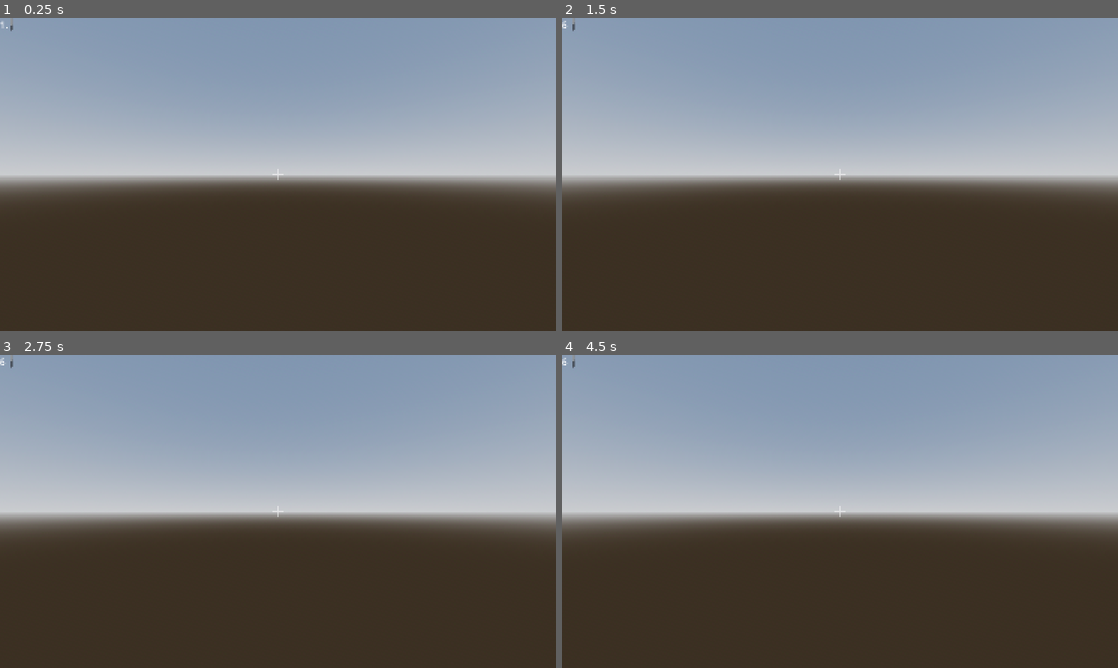
Above: before the commit, frames 1-4 (two rows, left to right).
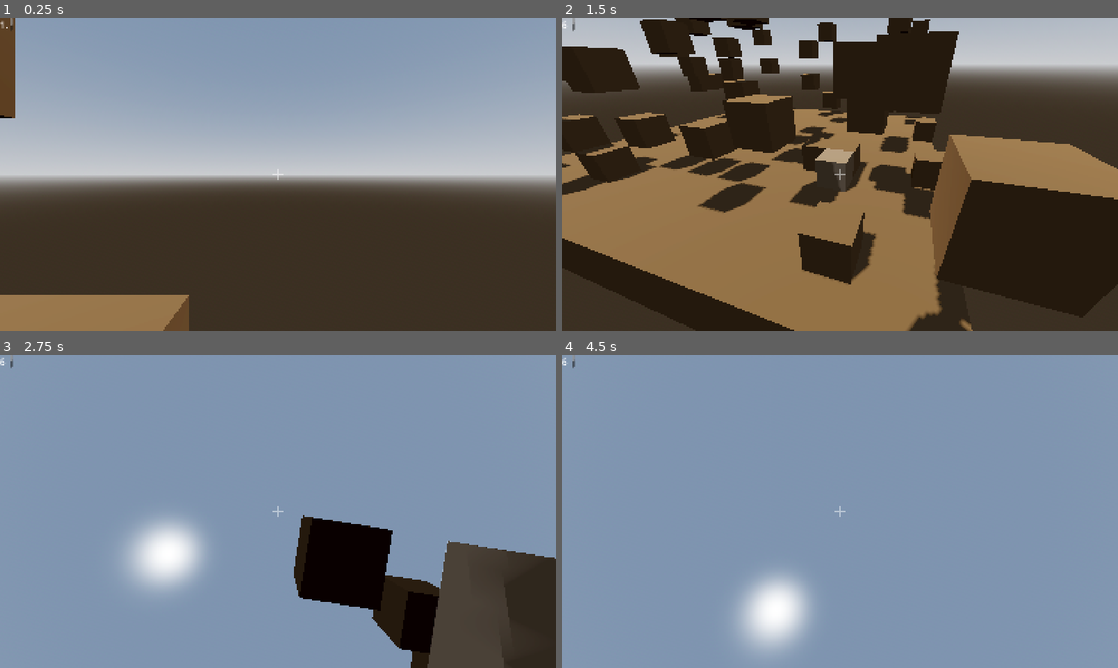
Above: after the commit, the same moments.

Repository: PixelSaver/PlacePixels
Game: Godot game, scene res://scriptsnscenes/main.tscn
Same seed, same stepped clock (60 frames per second), same inputs: the game is played once before the commit and once after it.
Inputs (mouse positions are in pixels of both pictures, inside the frame that each line leads up to):
- Up to frame 1 (0.25 s): no input
- Up to frame 2 (1.5 s): tap Enter at 0.5 s; move the mouse to (962, 158) at 0.52 s; hold D (right) 0.53-1.28 s; click (962, 158) at 0.6 s; tap Space (jump) at 0.77 s; move the mouse to (728, 190) at 1.27 s; hold Down (down) from 1.28 s (still down); right-click (728, 190) at 1.35 s
- Up to frame 3 (2.75 s): tap Space (jump) at 1.52 s; move the mouse to (333, 442) at 2.02 s; release Down (down) at 2.03 s; hold D (right) from 2.03 s (still down); click (333, 442) at 2.1 s
- Up to frame 4 (4.5 s): move the mouse to (812, 574) at 2.77 s; release D (right) at 2.78 s; hold W (up) 2.78-3.53 s; right-click (812, 574) at 2.85 s; tap Space (jump) at 3.02, 3.5, 3.77 s; move the mouse to (1006, 558) at 3.52 s; hold A (left) from 3.53 s (still down); click (1006, 558) at 3.6 s; tap Enter at 4.25 s; move the mouse to (673, 464) at 4.27 s; right-click (673, 464) at 4.35 s

The runs differ from the first frame. In frame 1, 4.8% of the frame differs, in the area x 0-34%, y 0-100%; in frame 2, 84%, in the area x 0-100%, y 0-100%; in frame 3, 64%; in frame 4, 73%.
Error before the commit: Parse Error: Too many arguments for "set_block()" call. Expected at most 2 but received 4. (res://scriptsnscenes/worldgen/world_gen.gd:35)

Commit message:
Swapped everything to dictionary now yayyy

Diff:
--- a/scriptsnscenes/blocks/chunk.gd
+++ b/scriptsnscenes/blocks/chunk.gd
@@ -48,9 +48,7 @@
 var vertex_count := 0
 
 func _init(pos: Vector2i = Vector2i.ZERO):
-	default_block = BlockRegistry.get_block("air")
 	chunk_position = pos
-	_initialize_blocks()
 
 ## Set the block at the local coords x, y, z of the chunk, given the ID
 func set_block(pos: Vector3i, block_id: int):
@@ -63,16 +61,6 @@
 ## Get the block id at the local coords x, y, z of the chunk
 func get_block_id(pos: Vector3i) -> int:
 	return blocks.get(pos, default_block_id)
-## Initialize 3D array for block storage
-func _initialize_blocks():
-	blocks = []
-	for x in range(CHUNK_SIZE):
-		blocks.append([])
-		for y in range(CHUNK_HEIGHT):
-			blocks[x].append([])
-			for z in range(CHUNK_SIZE):
-				blocks[x][y].append(default_block)
-				#TODO Figure out if i want .duplicate() for every instance??
 
 #func set_block(x: int, y: int, z: int, block_type: int):
 	#if x >= 0 and x < CHUNK_SIZE and y >= 0 and y < CHUNK_HEIGHT and z >= 0 and z < CHUNK_SIZE:
@@ -147,7 +135,8 @@
 	for i in range(4):
 		surface_tool.set_normal(normal)
 		surface_tool.set_uv(UVS[i])
-		surface_tool.set_color(block.get_color(face))
+		#surface_tool.set_color(block.get_color(face))
+		surface_tool.set_color(block.block_colors[0])
 		surface_tool.add_vertex(Vector3(pos.x, pos.y, pos.z) + verts[i])
 
 	vertex_count += 4
--- a/scriptsnscenes/player/player.gd
+++ b/scriptsnscenes/player/player.gd
@@ -80,13 +80,13 @@
 
 func _break_block():
 	if ray_chunk == null or ray_hit == Vector3i.MIN: return
-	ray_chunk.set_block(ray_hit.x, ray_hit.y, ray_hit.z, BlockIDs.AIR)
+	ray_chunk.set_block(ray_hit, BlockIDs.AIR)
 	ray_chunk.mark_block_dirty(ray_hit)
 
 func _place_block():
 	if ray_chunk == null or ray_hit == Vector3i.MIN or ray_normal == Vector3i.ZERO: return
 	var target = ray_hit + ray_normal
-	ray_chunk.set_block(target.x, target.y, target.z, BlockIDs.DIRT)
+	ray_chunk.set_block(target, BlockIDs.DIRT)
 	ray_chunk.mark_block_dirty(target)
 
 ## Raycast function using Digital Differential Analyzer
@@ -115,8 +115,8 @@
 
 	var traveled = 0.0
 	while traveled < max_distance:
-		var block = chunk.get_block(voxel.x, voxel.y, voxel.z)
-		if block.id != chunk.default_block.id:
+		var block = chunk.get_block_id(voxel)
+		if block != chunk.default_block_id:
 			return {
 				"pos": voxel,
 				"normal": normal
--- a/scriptsnscenes/player/player.tscn
+++ b/scriptsnscenes/player/player.tscn
@@ -17,6 +17,7 @@
 
 [node name="Player" type="CharacterBody3D" node_paths=PackedStringArray("highlight_mesh")]
 script = ExtResource("1_3vyb7")
+mouse_sensitivity = null
 highlight_mesh = NodePath("HighlightMesh")
 
 [node name="Head" type="Node3D" parent="."]
--- a/scriptsnscenes/worldgen/world_gen.gd
+++ b/scriptsnscenes/worldgen/world_gen.gd
@@ -1,8 +1,8 @@
 extends Node
 class_name WorldGen
 
-## Dictionary<Vector3i, Chunk>
-var loaded_chunks :Dictionary = {}
+## Dictionary<Vector2i, Chunk>
+var loaded_chunks : Dictionary = {}
 
 func _ready():
 	Global.world_gen = self
@@ -10,33 +10,45 @@
 	var chunk = add_chunk(Vector2i.ZERO)
 
 	_generate_flat_world(chunk)
-	chunk.build_mesh()
+	chunk.build_mesh(_get_neighbor_chunks(chunk.chunk_position))
 
 ## Adds a chunk to the world, and returns the chunk. If there is a chunk in that position already, return that chunk
 func add_chunk(pos: Vector2i) -> Chunk:
 	if not loaded_chunks.has(pos):
 		var new_chunk = Chunk.new(pos)
 		add_child(new_chunk)
-		loaded_chunks.set(pos, new_chunk)
+		loaded_chunks[pos] = new_chunk
 		return new_chunk
-	else: return loaded_chunks.get(pos)
+	else:
+		return loaded_chunks[pos]
 
-## Return chunk given x, y in chunk space
+## Return chunk given chunk-space coordinates
 func get_chunk(pos: Vector2i) -> Chunk:
 	if loaded_chunks.has(pos):
-		return loaded_chunks.get(pos)
+		return loaded_chunks[pos]
 	return add_chunk(pos)
 
-func _generate_flat_world(chunk:Chunk):
-	# Fill bottom 32 blocks with stone (id = 1), rest air (0)
+## Generate a simple flat world for the given chunk
+func _generate_flat_world(chunk: Chunk):
+	# Fill bottom 2 blocks with stone (id = 1), rest air (0)
 	for x in range(Chunk.CHUNK_SIZE):
 		for z in range(Chunk.CHUNK_SIZE):
-			for y in range(2): # Ground height
-				chunk.set_block(x, y, z, 1)
+			for y in range(2):
+				chunk.set_block(Vector3i(x, y, z), 1)
 
-	# Add some random blocks so you can see culling
+	# Add some random blocks above ground for testing
 	for i in range(50):
 		var rx = randi() % Chunk.CHUNK_SIZE
 		var ry = 2 + randi() % 6
 		var rz = randi() % Chunk.CHUNK_SIZE
-		chunk.set_block(rx, ry, rz, 1)
+		chunk.set_block(Vector3i(rx, ry, rz), 1)
+
+# Helper: gather neighboring chunks for proper face culling
+func _get_neighbor_chunks(center_pos: Vector2i) -> Dictionary:
+	var neighbors := {}
+	for dx in [-1,0,1]:
+		for dz in [-1,0,1]:
+			var pos = center_pos + Vector2i(dx, dz)
+			if loaded_chunks.has(pos):
+				neighbors[pos] = loaded_chunks[pos]
+	return neighbors
